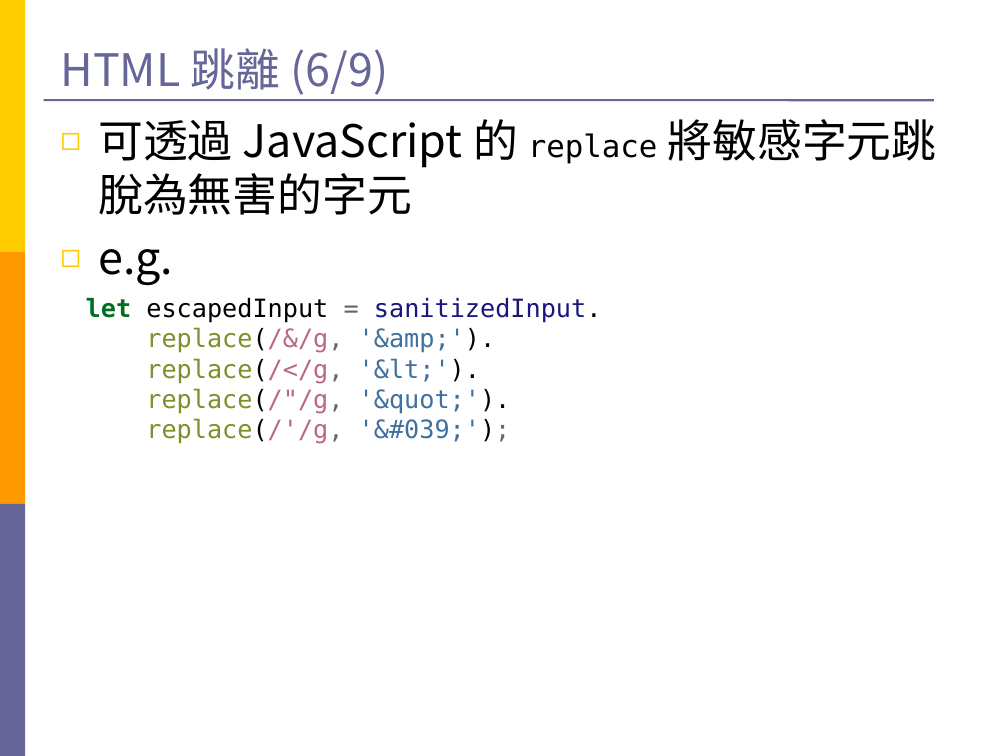
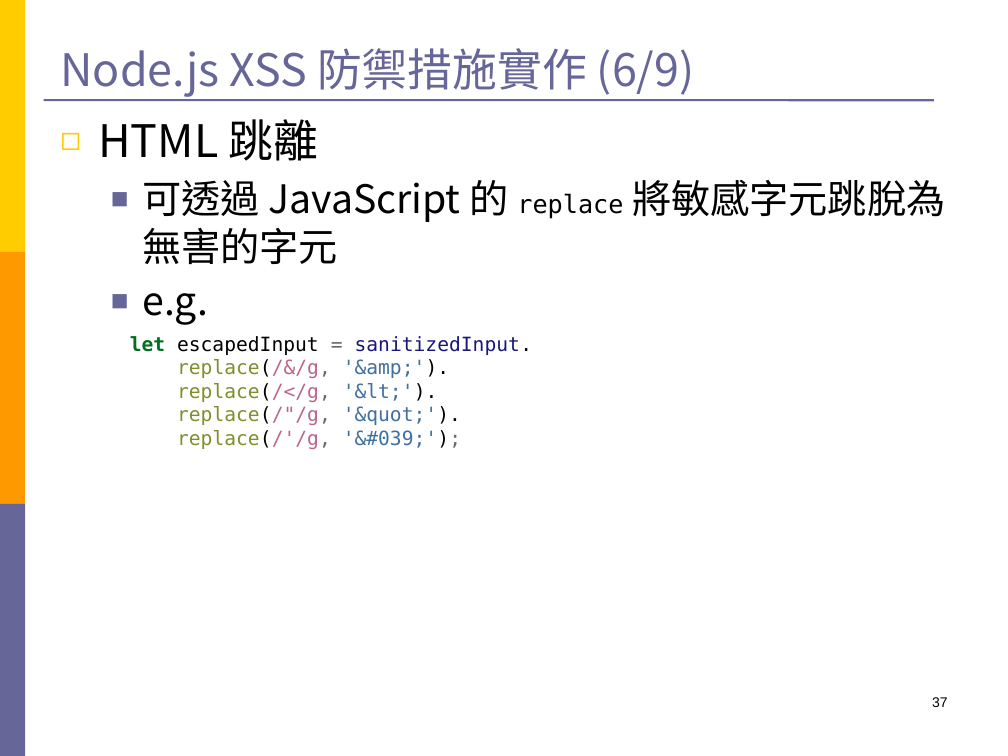
Before and after one commit to Still34/nodejs-security-course, a slide deck: slide 37 of export/nodejs-master-file.pptx (slide 46 before the commit). Drawn at 1008x756 pixels with LibreOffice and Linux fonts; fonts in the diff are those of the drawing. Boxes give left, top, right and bottom in pixels: in the first picture for what was removed or moved away, otherwise in the second. Text is boxed around its words. In the diff, an @@ line names an element or a change of style, - is before the commit and + after.

```diff
--- a/export/nodejs-master-file.pptx
+++ b/export/nodejs-master-file.pptx
@@ title at (60,48,695,97): text changed @@
-HTML 跳離 (6/9)
+Node.js XSS 防禦措施實作 (6/9)
@@ text at (98,119,319,161): paragraph added @@
+◻ HTML 跳離
@@ text at (130,180,945,449): size 32 to 28 pt in "可透過 JavaScript 的 將敏感字元跳脫為無害的字元", "e.g."; size 22 to 18 pt in "replace"; size 18 to 14 pt in "let escapedInput = sanitizedInput. replace(/&/g, '&amp;'). r ..."; bullet ◻ to ■; list level 1 to 2 in "可透過 JavaScript 的 replace 將敏感字元跳脫為無害的字元"; bullet colour #FFCC00 to #666699; list level 1 to 2 in "e.g."; list level 1 to 2 in "let escapedInput = sanitizedInput. replace(/&/g, ..." @@
@@ page number added at (932,697,948,707), 10 pt, text #000000 @@
+37
```
Also in this commit, not shown: 57 other slides changed, 4 slides added, 15 slides removed.
